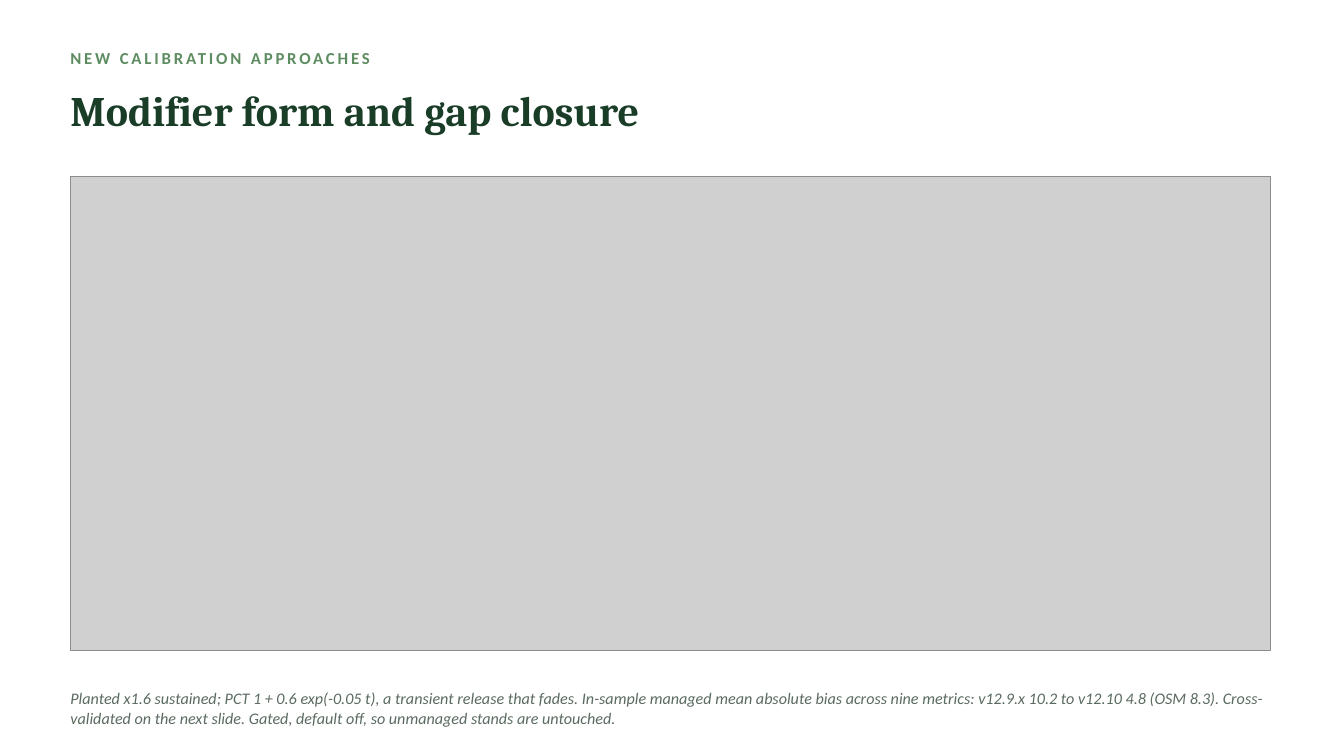
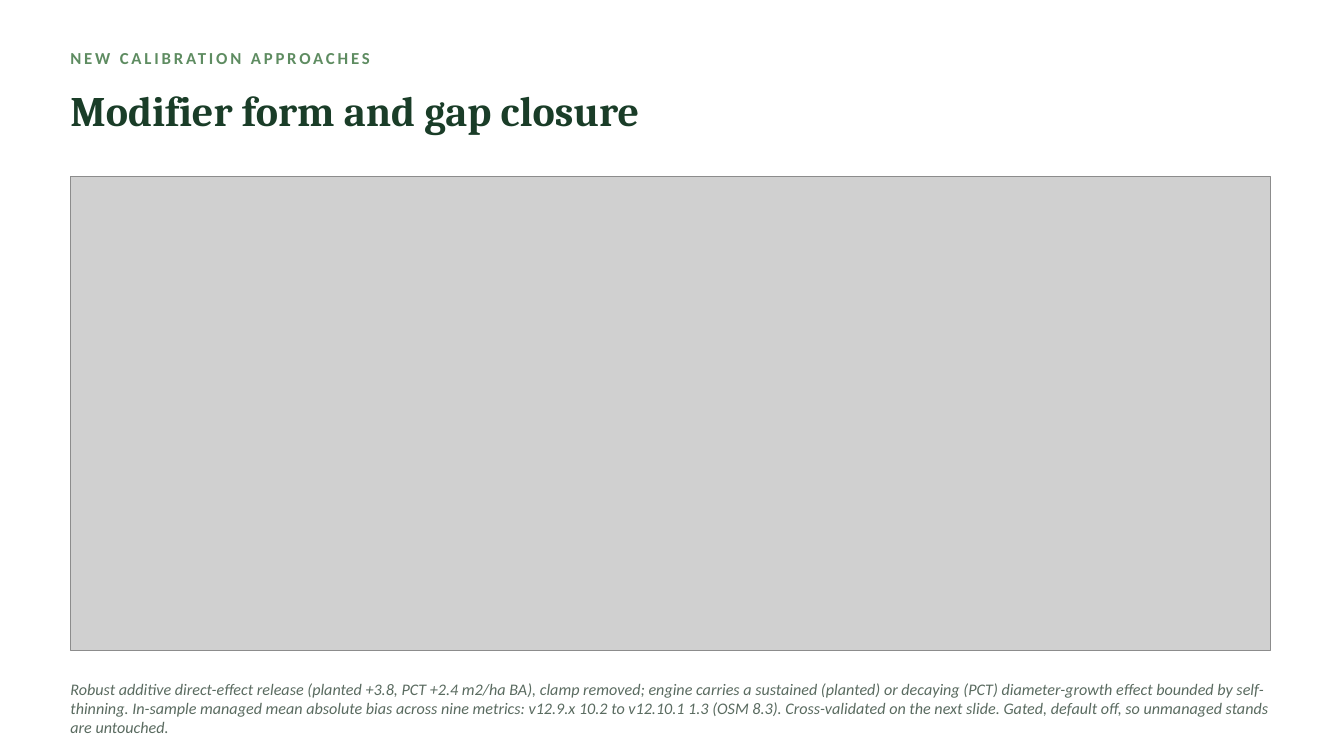
Before and after one commit to holoros/fvs-acd, a slide deck: slide 11 of FVS-ACD_Hennigar_Aug2026.pptx. Drawn at 1344x756 pixels with LibreOffice and Linux fonts; fonts in the diff are those of the drawing; grey boxes stand for pictures. Boxes give left, top, right and bottom in pixels: in the first picture for what was removed or moved away, otherwise in the second. Text is boxed around its words. In the diff, an @@ line names an element or a change of style, - is before the commit and + after.

Commit message:
v12.10.1: robust additive re-fit of management modifiers (resolves red-team 1.6 clamp)
Replace the clamped net-increment-ratio multiplier (planted/PCT pinned at 1.6) with a
robust additive direct-effect release (planted +3.8, PCT +2.4 m2/ha BA). Clamp-free, fold
coefficients move, holds out of sample (LOIO managed MAE 1.4, LOPO 1.5, split-half 5.6 vs
OSM 8.3); PCT now transfers across the province block, PCT BA residual closes. Plateau held
(self-thinning cap); gate-off byte-identical to v12.9.x; legacy reproduces v12.5.0.
Reconcile scorecard, redteam review, deck, brief, and both email drafts.

```diff
--- a/FVS-ACD_Hennigar_Aug2026.pptx
+++ b/FVS-ACD_Hennigar_Aug2026.pptx
@@ text at (70,683,1268,733): text changed @@
-Planted x1.6 sustained; PCT 1 + 0.6 exp(-0.05 t), a transient release that fades. In-sample managed mean absolute bias across nine metrics: v12.9.x 10.2 to v12.10 4.8 (OSM 8.3). Cross-validated on the next slide. Gated, default off, so unmanaged stands are untouched.
+Robust additive direct-effect release (planted +3.8, PCT +2.4 m2/ha BA), clamp removed; engine carries a sustained (planted) or decaying (PCT) diameter-growth effect bounded by self-thinning. In-sample managed mean absolute bias across nine metrics: v12.9.x 10.2 to v12.10.1 1.3 (OSM 8.3). Cross-validated on the next slide. Gated, default off, so unmanaged stands are untouched.
```
Also in this commit, not shown: 5 other slides changed, 22 other files.
